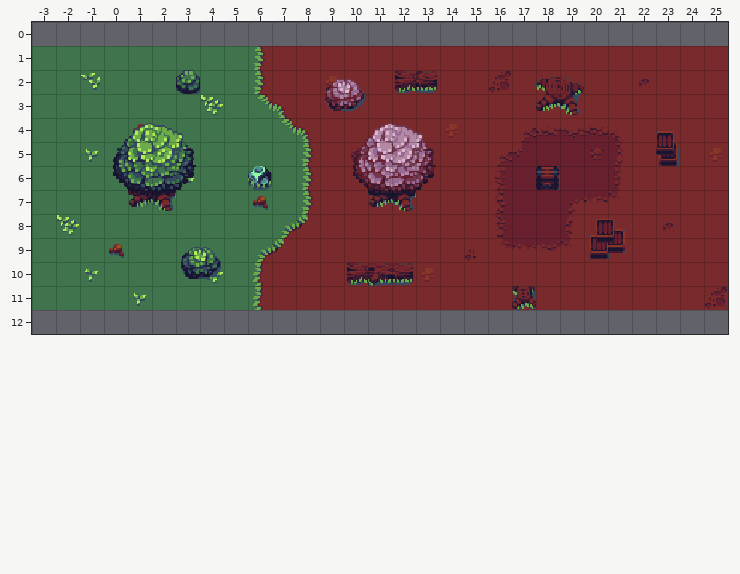
Two states of a Tiled map (JSON), public/assets/map/forest_battlemap2.json. This is how it looked before the edit.
Cells are 16x16 px. Shown: x -3..25, y 0..12. The old version is drawn lined up with the new one.
And afterwards:
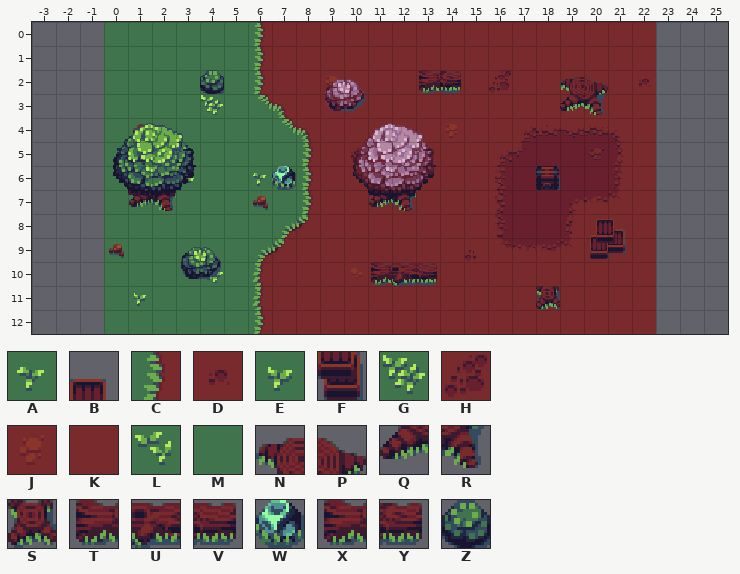
Key: from "forest_tilemap": A 6, B 19, C 24, D 27, E 30, F 43, G 54, H 75, J 99, K 100, L 102, M 150, N 157, P 158, Q 181, R 182, S 205, T 229, U 230, V 231, W 239, X 253, Y 254, Z 281.
_ is an empty cell, . an unchanged one.
Tiles of an added or newly shown layer are drawn over the layers below it.
Difference:
map size 29x11 -> 23x13 cells (old content now starts at -3,1; both pictures use the new coordinates)
--- layer "background_layer"
@@ x -3..25 @@
- 0 ..._______________________...
- 1 MMM.......................KKK
- 2 MML.......................KKK
- 3 MMM.......................KKK
- 4 MMM.......................KKK
- 5 MME.......................KKJ
- 6 MMM.......................KKK
- 7 MMM.......................KKK
- 8 MGM.......................DKK
- 9 MMM.......................KKK
-10 MMA.......................KKK
-11 MMM.......................KKH
-12 ..._______________________...
+ 0 ...MMMMMMCKKKKKKKKKKKKKKKK...
+ 1 ___.......................___
+ 2 ___.......................___
+ 3 ___.......................___
+ 4 ___.......................___
+ 5 ___.......................___
+ 6 ___.......................___
+ 7 ___.......................___
+ 8 ___.......................___
+ 9 ___.......................___
+10 ___.......................___
+11 ___.......................___
+12 ...MMMMMMCKKKKKKKKKKKKKKKK...
--- layer "obstacles_layer"
@@ x 3..19 @@
- 2 Z........XY....NP
- 3 ...............QR
+ 2 _........__....__
+ 3 ...............__
@@ x 6..23 @@
- 5 .................F
- 6 W.................
+ 5 ................._
+ 6 _.................
@@ x 10..17 @@
-10 TUV.....
-11 .......S
+10 ___.....
+11 ......._
--- layer "transparent_obstacles_layer" (added)
@@ x 4..20 @@
- 2 _........__....__
- 3 ...............__
+ 2 Z........XY....NP
+ 3 ...............QR
@@ x 7..7 @@
- 6 _
+ 6 W
@@ x 11..18 @@
-10 ___.....
-11 ......._
+10 TUV.....
+11 .......S
--- layer "top_layer"
@@ x 23..23 @@
- 4 B
+ 4 _
Changed places in both pictures, as pixel boxes (x1, y1, x2, y2):
changed: (32, 22, 728, 334)
